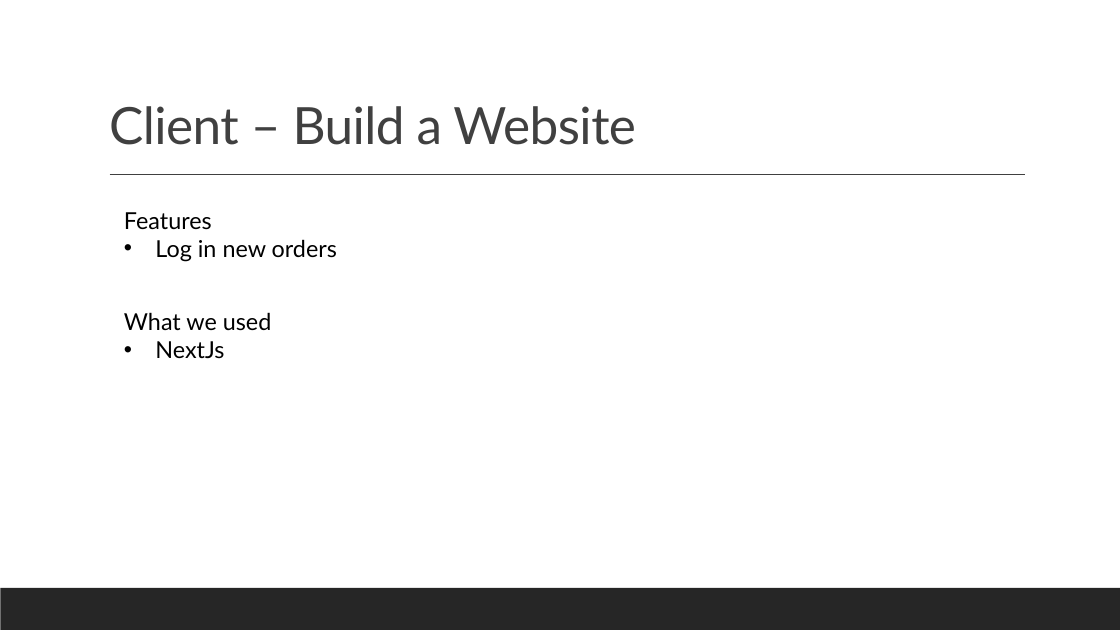
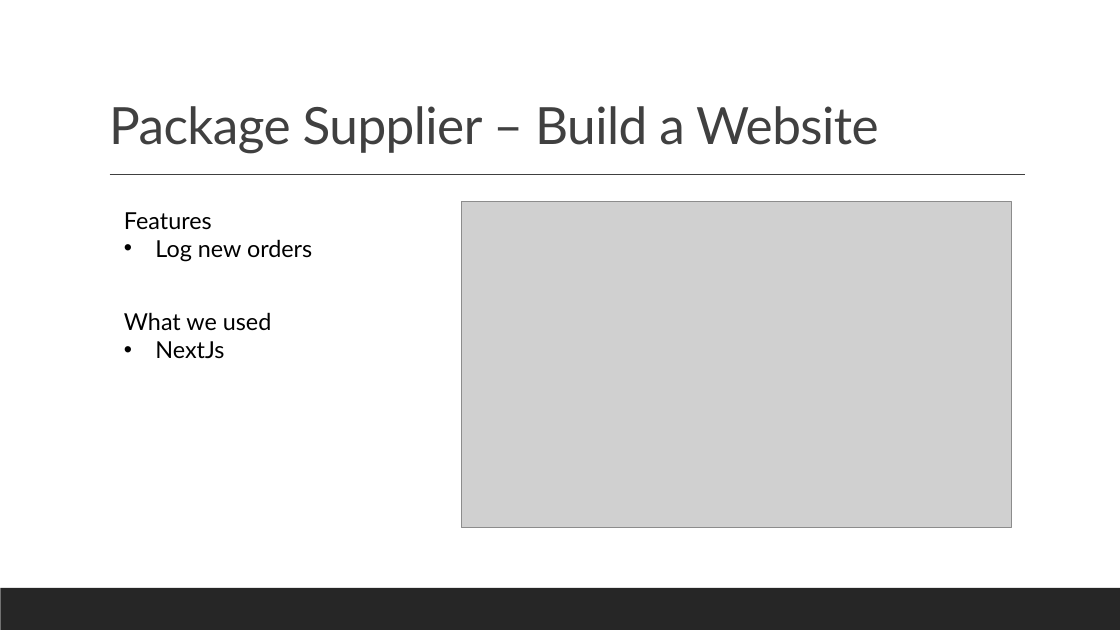
Before and after one commit to AlbinMamuti/PTV_BDI_B, a slide deck: slide 4 of Presentation3.pptx. Drawn at 1120x630 pixels with LibreOffice and Linux fonts; fonts in the diff are those of the drawing; grey boxes stand for pictures. Boxes give left, top, right and bottom in pixels: in the first picture for what was removed or moved away, otherwise in the second. Text is boxed around its words. In the diff, an @@ line names an element or a change of style, - is before the commit and + after.

Commit message:
change ppt

```diff
--- a/Presentation3.pptx
+++ b/Presentation3.pptx
@@ title at [109,106,879,154]: text changed @@
-Client – Build a Website
+Package Supplier – Build a Website
@@ picture added at [461,202,1012,528] @@
@@ text at [155,239,312,262]: text changed @@
-• Log in new orders
+• Log new orders
```
Also in this commit, not shown: 1 other slide changed, 1 other file.
